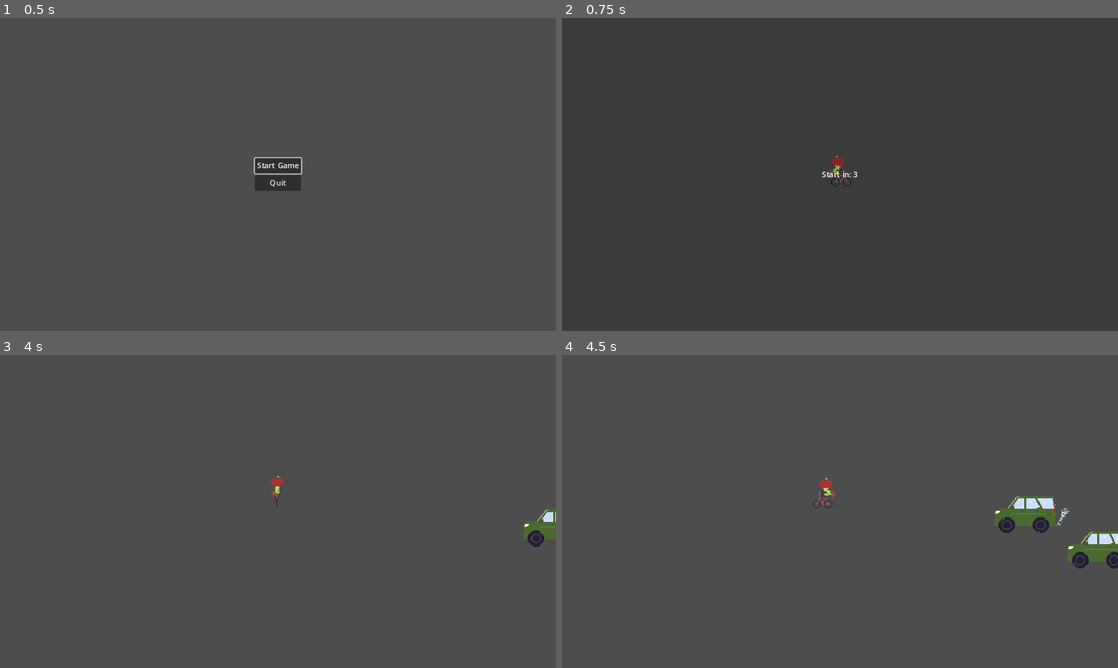
Above: before the commit, frames 1-4 (two rows, left to right).
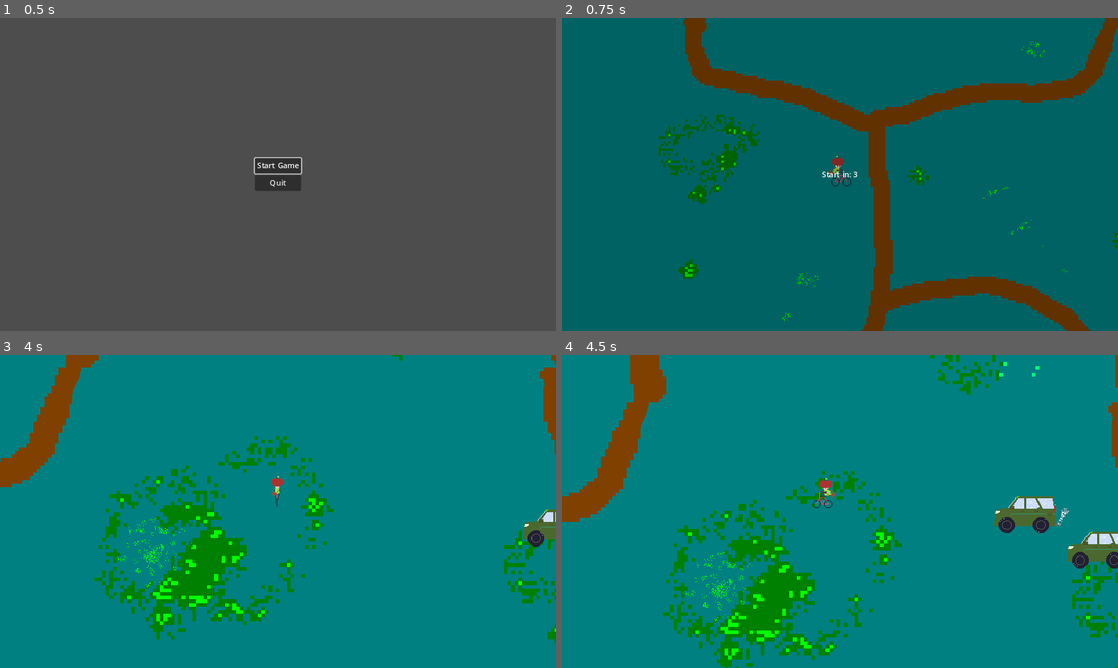
Above: after the commit, the same moments.

Repository: ScottArtCarlson/projectEkans
Game: Godot game, scene res://Scenes/start_menu.tscn
The game is run twice, just before and just after one commit, with the same random seed, the same clock (stepped at 60 frames per second) and the same inputs.
Inputs:
- Up to frame 1 (0.5 s): no input
- Up to frame 2 (0.75 s): click "Start Game" at 0.5 s
- Up to frame 3 (4 s): tap Enter at 1.25, 2.75 s; hold D (right) 1.28-2.03 s; tap Space (action) at 1.35, 2, 2.1, 2.85, 3.5, 3.6 s; hold S (down) 2.03-2.78 s; hold D (right) 2.78-3.53 s; hold W (up) from 3.53 s (still down)
- Up to frame 4 (4.5 s): release W (up) at 4.28 s; hold A (left) from 4.28 s (still down); tap Space (action) at 4.35 s

Frame 1 is identical in both runs. In frame 2, 100% of the frame differs, in the area x 0-100%, y 0-100%; in frame 3, 99%; in frame 4, 98%.

Commit message:
Fixed the merge stuff

Diff:
--- a/Scenes/snake.gd
+++ b/Scenes/snake.gd
@@ -28,7 +28,6 @@
 func _physics_process(delta):
 
 	if target != null:
-		print(velocity)
 		var currenctVelocity = velocity.normalized()
 		var vectorToTarget: Vector2 = position.direction_to(target.position).normalized()
 
--- a/Scenes/world.tscn
+++ b/Scenes/world.tscn
@@ -1,10 +1,11 @@
-[gd_scene load_steps=9 format=3 uid="uid://buvirnbmvpjmq"]
+[gd_scene load_steps=10 format=3 uid="uid://buvirnbmvpjmq"]
 
 [ext_resource type="PackedScene" uid="uid://bycq58j37i46q" path="res://Scenes/player.tscn" id="1_pdc8r"]
 [ext_resource type="Script" path="res://Scenes/world.gd" id="1_pepnt"]
 [ext_resource type="PackedScene" uid="uid://cexq5kww3hohm" path="res://Scenes/snake.tscn" id="2_1pave"]
 [ext_resource type="PackedScene" uid="uid://crawbr77u2yx0" path="res://Scenes/snake_segment.tscn" id="4_iyujy"]
-[ext_resource type="PackedScene" uid="uid://cy2eyhxfkjif7" path="res://Scenes/level_completed.tscn" id="5_qe0tg"]
+[ext_resource type="PackedScene" path="res://Scenes/level_completed.tscn" id="5_qe0tg"]
+[ext_resource type="Texture2D" uid="uid://co72sckos8b5y" path="res://Scenes/bigForest.png" id="6_digkb"]
 
 [sub_resource type="Animation" id="Animation_yj4fx"]
 resource_name = "Count Down"
@@ -113,6 +114,16 @@
 layout_mode = 2
 text = "Start in: 3"
 
+[node name="ParallaxBackground" type="ParallaxBackground" parent="CanvasLayer"]
+
+[node name="ParallaxLayer" type="ParallaxLayer" parent="CanvasLayer/ParallaxBackground"]
+texture_repeat = 3
+motion_mirroring = Vector2(1540, 1220)
+
+[node name="Sprite2D" type="Sprite2D" parent="CanvasLayer/ParallaxBackground/ParallaxLayer"]
+texture = ExtResource("6_digkb")
+centered = false
+
 [node name="AnimationPlayer" type="AnimationPlayer" parent="."]
 process_mode = 3
 autoplay = "Count Down"
Binary file added: Scenes/bigForest.png
Not shown, added: Scenes/bigForest.png.import
Not shown: 1 places in Scenes/game_over.tscn that only renumber resources
